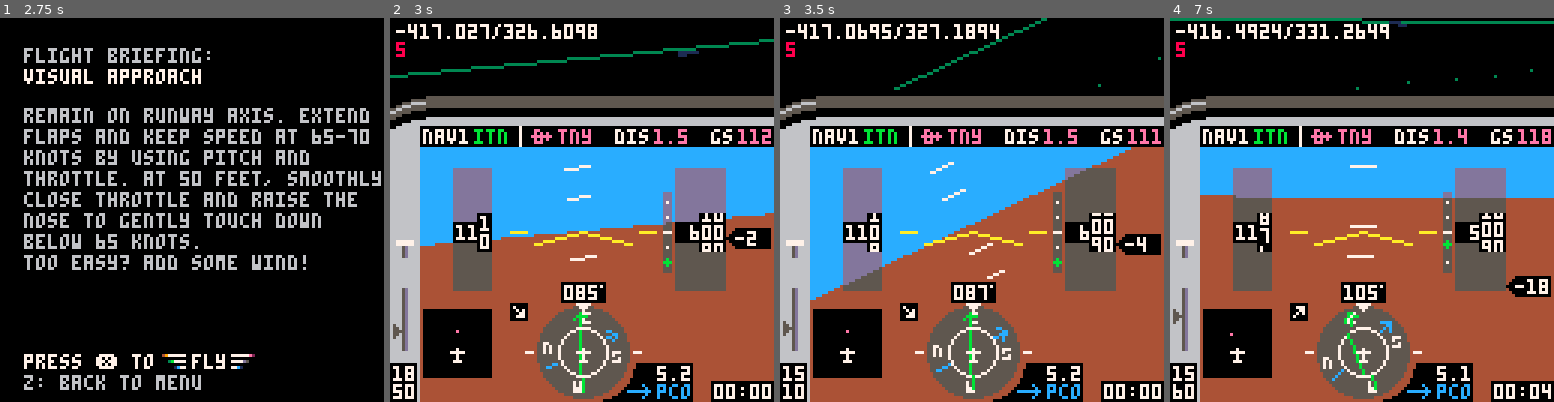
Above: before the commit, frames 1-4 (left to right).
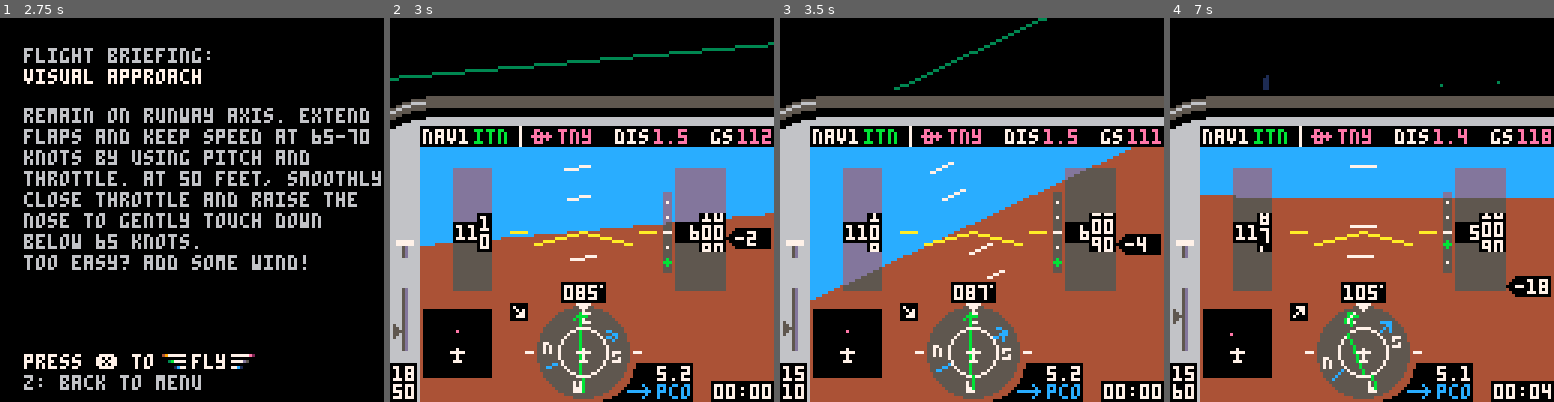
Above: after the commit, the same moments.

Repository: freds72/tiny_sim
Game: PICO-8 cartridge carts/tinysim.p8
The game is run twice, just before and just after one commit, with the same random seed, the same clock (stepped at 60 frames per second) and the same inputs.
Inputs:
- Up to frame 1 (2.75 s): tap O (Z key) at 0.33, 0.7, 1.43, 2.22 s; tap X (X key) at 1.07, 2.07, 2.4, 2.73 s; hold Left 1.97-2.37 s; hold Down from 2.42 s (still down)
- Up to frame 2 (3 s): release Down at 2.82 s; hold Right from 2.87 s (still down)
- Up to frame 3 (3.5 s): keep holding Right; tap X (X key) at 3.07, 3.4 s; tap O (Z key) at 3.1 s
- Up to frame 4 (7 s): release Right at 3.53 s; hold Up 3.58-4.08 s; tap X (X key) every 0.33 s from 3.73 to 6.73 s; tap O (Z key) every 0.88 s from 3.98 to 6.63 s; hold Right 4.13-4.53 s; hold Down 4.58-5.08 s; hold Left 5.13-5.8 s; hold Up 5.85-6.18 s; hold Left 6.23-6.63 s; hold Down from 6.68 s (still down)

Frame 1 is identical in both runs. In frame 2, 2.4% of the frame differs, in the area x 0-100%, y 1-17%; in frame 3, 1.0%; in frame 4, 1.8%.

Commit message:
fixed camera orientation added support for 3d models

Diff:
--- a/carts/tinysim.p8
+++ b/carts/tinysim.p8
@@ -58,31 +58,15 @@
 -- world axis
 local v_fwd,v_right,v_up={0,0,1},{1,0,0},{0,1,0}
 
--- models
-local all_models={
-	landing_strip={
-		c=6,
-		v={{-1,0,0}, --points
-			{-1,0,30},
-			{1,0,30},
-			{1,0,0},
-			{0,0,20},
-			{0,0,17},
-			{0,0,15},
-			{0,0,12}},
-		e={{1,2}, --lines
-			{2,3},
-			{3,4},
-			{4,1},
-			{5,6},
-			{7,8}
-		}
-	}
-}
+-- models & actors
+local all_models={}
 local actors={}
 local all_actors={
 	runway={
-		model=all_models.landing_strip
+		model="strip"
+  },
+	tower_small={
+		model="tower"
   },
   papi={
     draw=function(self,x,y,z,w)
@@ -96,7 +80,6 @@
        c=11
       end
       pset(x,y,c)
-      print(self.pos[1].."/"..self.pos[3],x,y-8,1)
     end
   }
 }
@@ -126,15 +109,21 @@
  flight={}
 
  --3d
- cam=make_cam(64,12,64)
+ unpack_models()
+
+ cam=make_cam(64,12,90)
 
  --
  actors={}
 	add(actors,make_actor(all_actors.runway,{-422.2,0,384.6},85/360)) -- tny
-	add(actors,make_actor(all_actors.papi,{-412.2,0,345.6})) --
-	add(actors,make_actor(all_actors.papi,{-412.2,0,346.6})) --
- add(actors,make_actor(all_actors.papi,{-412.2,0,347.6})) --
-
+	add(actors,make_actor(all_actors.tower_small,{-423.2,0,385.6},0)) -- tny tower
+
+	--[[
+	add(actors,make_actor(all_actors.runway,{-422.2,0,384.6},85/360)) -- tny
+  add(actors,make_actor(all_actors.papi,{-412.2,0,345.6}))
+	add(actors,make_actor(all_actors.papi,{-412.2,0,346.6}))
+  add(actors,make_actor(all_actors.papi,{-412.2,0,347.6}))
+  ]]
 	add(actors,make_actor(all_actors.runway,{-66.7,0,153.8},40/360)) -- smv
 end
 
@@ -845,9 +834,9 @@
     --3d
   	zbuf_clear()
 
-   local q=make_q(v_right,-pitch/360)
+    local q=make_q(v_right,-pitch/360)
 	  q_x_q(q,make_q(v_fwd,-bank/360))
-	  local q2=make_q(v_up,heading/360)
+	  local q2=make_q(v_up,heading/360-0.25)
 	  q_x_q(q2,q)
 	  -- avoid matrix skew
 	  q_normz(q2)
@@ -894,7 +883,7 @@
 	  zbuf_draw()
 	  clip()
 
-   print(lat.."/"..lon,2,2,7)
+   -- print(lat.."/"..lon,2,2,7)
   end
 end
 
@@ -929,8 +918,6 @@
 		local d=objs[i]
 		d.obj:draw(d.x,d.y,d.z,d.w)
 	end
-
-	print(#drawables,2,8,8)
 end
 
 function zbuf_filter(array)
@@ -1052,6 +1039,12 @@
 		m[2]*x+m[6]*y+m[10]*z+m[14],
 		m[3]*x+m[7]*y+m[11]*z+m[15]
 end
+-- inline matrix invert
+-- inc. position
+function m_inv_x_v(m,v)
+	local x,y,z=v[1]-m[13],v[2]-m[14],v[3]-m[15]
+	v[1],v[2],v[3]=m[1]*x+m[2]*y+m[3]*z,m[5]*x+m[6]*y+m[7]*z,m[9]*x+m[10]*y+m[11]*z
+end
 
 -- quaternion
 function make_q(v,angle)
@@ -1134,54 +1127,51 @@
 function draw_model(model,m,x,y,z,w)
 	draw_session_id+=1
 
-	color(model.c)
-
+ -- camera pos in object space
+	local cam_pos=v_clone(cam.pos)
+	m_inv_x_v(m,cam_pos)
+
+ --
+	color(model.c or 1)
+
+	-- faces
+	local f,n
+	for i=1,#model.f do
+		f,n=model.f[i],model.n[i]
+		-- viz calculation
+		if v_dot(n,cam_pos)>=model.cp[i] then
+			for _,ei in pairs(f.ei) do
+				model.e[ei][3]=draw_session_id
+			end
+		end
+	end
 	-- edges
 	local p={}
 	for _,e in pairs(model.e) do
-		-- edges indices
-		local ak,bk=e[1],e[2]
-		-- edge positions
-		local a,b=p[ak],p[bk]
-		-- not in cache?
-		if not a then
-			local v=v_clone(model.v[ak])
-			-- relative to world
-			m_x_v(m,v)
-			-- world to cam
-			v_add(v,cam.pos,-1)
-			m_x_v(cam.m,v)
-			a,p[ak]=v,v
-		end
-		if not b then
-			local v=v_clone(model.v[bk])
-			-- relative to world
-			m_x_v(m,v)
-			-- world to cam
-			v_add(v,cam.pos,-1)
-			m_x_v(cam.m,v)
-			b,p[bk]=v,v
-		end
-		-- line clipping aginst near cam plane
-		-- swap end points
-		if(a[3]<b[3]) a,b=b,a
-		local s=make_v(a,b)
-		local den=zdir*s[3]
-		if a[3]>znear and b[3]<znear then
-			local t=zdir*(znear-a[3])/den
-			if t>=0 and t<=1 then
-				-- intersect pos
-				v_scale(s,t)
-				v_add(s,a)
-				local x0,y0=cam:project2d(a)
-				local x1,y1=cam:project2d(s)
-				line(x0,y0,x1,y1,1)
-				pset(x1,y1,8)
+		if e[3]==true or e[3]==draw_session_id then
+			-- edges indices
+			local ak,bk=e[1],e[2]
+			-- edge positions
+			local a,b=p[ak],p[bk]
+			-- not in cache?
+			if not a then
+				local v=model.v[ak]
+				local x,y,z,w=v[1],v[2],v[3]
+				--m_x_v(m,v)
+				x,y,z,w=cam:project(m[1]*x+m[5]*y+m[9]*z+m[13],m[2]*x+m[6]*y+m[10]*z+m[14],m[3]*x+m[7]*y+m[11]*z+m[15])
+				p[ak]={x,y,z,w}
+				a=p[ak]
 			end
-		elseif b[3]>znear then
-			local x0,y0=cam:project2d(a)
-			local x1,y1=cam:project2d(b)
-			line(x0,y0,x1,y1,1)
+			if not b then
+				local v=model.v[bk]
+				local x,y,z,w=v[1],v[2],v[3]
+				--m_x_v(m,v)
+				x,y,z,w=cam:project(m[1]*x+m[5]*y+m[9]*z+m[13],m[2]*x+m[6]*y+m[10]*z+m[14],m[3]*x+m[7]*y+m[11]*z+m[15])
+				p[bk]={x,y,z,w}
+				b=p[bk]
+			end
+			-- on screen? draw
+			if(a[3]>0 and b[3]>0) line(a[1],a[2],b[1],b[2])
 		end
 	end
 end
@@ -1205,8 +1195,10 @@
 	-- instance
 	local a=clone(src,{
 		pos=v_clone(p),
-		q=make_q(v_up,angle or 0)
+		-- north is up
+		q=make_q(v_up,angle-0.25)
 	})
+ a.model=all_models[a.model]
 	a.draw=a.draw or draw_actor
 	a.update=a.update or nop
 	-- init orientation
@@ -1323,35 +1315,161 @@
    l+=lt
    r+=rt
   end
+end
+function p01_trapeze_w(t,b,tt,bt,x0,x1)
+ tt,bt=(tt-t)/(x1-x0),(bt-b)/(x1-x0)
+ if(x0<0)t,b,x0=t-x0*tt,b-x0*bt,0
+ for x0=x0,min(x1,128) do
+  rectfill(x0,t,x0,b)
+  t+=tt
+  b+=bt
  end
- function p01_trapeze_w(t,b,tt,bt,x0,x1)
-  tt,bt=(tt-t)/(x1-x0),(bt-b)/(x1-x0)
-  if(x0<0)t,b,x0=t-x0*tt,b-x0*bt,0
-  for x0=x0,min(x1,128) do
-   rectfill(x0,t,x0,b)
-   t+=tt
-   b+=bt
-  end
+end
+
+function trifill(x0,y0,x1,y1,x2,y2,col)
+ color(col)
+ if(y1<y0)x0,x1,y0,y1=x1,x0,y1,y0
+ if(y2<y0)x0,x2,y0,y2=x2,x0,y2,y0
+ if(y2<y1)x1,x2,y1,y2=x2,x1,y2,y1
+ if max(x2,max(x1,x0))-min(x2,min(x1,x0)) > y2-y0 then
+  col=x0+(x2-x0)/(y2-y0)*(y1-y0)
+  p01_trapeze_h(x0,x0,x1,col,y0,y1)
+  p01_trapeze_h(x1,col,x2,x2,y1,y2)
+ else
+  if(x1<x0)x0,x1,y0,y1=x1,x0,y1,y0
+  if(x2<x0)x0,x2,y0,y2=x2,x0,y2,y0
+  if(x2<x1)x1,x2,y1,y2=x2,x1,y2,y1
+  col=y0+(y2-y0)/(x2-x0)*(x1-x0)
+  p01_trapeze_w(y0,y0,y1,col,x0,x1)
+  p01_trapeze_w(y1,col,y2,y2,x1,x2)
  end
-
- function trifill(x0,y0,x1,y1,x2,y2,col)
-  color(col)
-  if(y1<y0)x0,x1,y0,y1=x1,x0,y1,y0
-  if(y2<y0)x0,x2,y0,y2=x2,x0,y2,y0
-  if(y2<y1)x1,x2,y1,y2=x2,x1,y2,y1
-  if max(x2,max(x1,x0))-min(x2,min(x1,x0)) > y2-y0 then
-   col=x0+(x2-x0)/(y2-y0)*(y1-y0)
-   p01_trapeze_h(x0,x0,x1,col,y0,y1)
-   p01_trapeze_h(x1,col,x2,x2,y1,y2)
-  else
-   if(x1<x0)x0,x1,y0,y1=x1,x0,y1,y0
-   if(x2<x0)x0,x2,y0,y2=x2,x0,y2,y0
-   if(x2<x1)x1,x2,y1,y2=x2,x1,y2,y1
-   col=y0+(y2-y0)/(x2-x0)*(x1-x0)
-   p01_trapeze_w(y0,y0,y1,col,x0,x1)
-   p01_trapeze_w(y1,col,y2,y2,x1,x2)
-  end
- end
+end
+
+
+-->8
+-- unpack models
+local mem=0x1000
+function unpack_int()
+	local i=peek(mem)
+	mem+=1
+	return i
+end
+function unpack_float(scale)
+	local f=(unpack_int()-128)/32
+	return f*(scale or 1)
+end
+-- valid chars for model names
+local itoa='_0123456789abcdefghijklmnopqrstuvwxyz'
+function unpack_string()
+	local s=""
+	for i=1,unpack_int() do
+		local c=unpack_int()
+		s=s..sub(itoa,c,c)
+	end
+	return s
+end
+function unpack_models()
+	-- for all models
+	for m=1,unpack_int() do
+		local model,name,scale={},unpack_string(),unpack_int()
+		printh("model:"..name)
+
+		-- vertices
+		model.v={}
+		for i=1,unpack_int() do
+			add(model.v,{unpack_float(scale),unpack_float(scale),unpack_float(scale)})
+		end
+		printh("v:"..#model.v)
+
+		-- faces
+		model.f={}
+		for i=1,unpack_int() do
+      -- edge indices
+			local f={vi=unpack_int(),ei={}}
+      -- edges
+			for k=1,unpack_int() do
+				add(f.ei,unpack_int())
+			end
+			add(model.f,f)
+		end
+
+		-- normals
+		model.n={}
+		for i=1,unpack_int() do
+			add(model.n,{unpack_float(),unpack_float(),unpack_float()})
+		end
+		printh("n:"..#model.n)
+
+    -- edges
+		model.e={}
+		for i=1,unpack_int() do
+			add(model.e,{
+				-- start
+				unpack_int(),
+				-- end
+				unpack_int(),
+				-- always visible?
+				unpack_int()==1 and true or -1
+			})
+		end
+
+		-- n.p cache
+		model.cp={}
+		for i=1,#model.f do
+			local f,n=model.f[i],model.n[i]
+			add(model.cp, v_dot(n,model.v[f.vi]))
+		end
+
+		-- merge with existing model
+		all_models[name]=clone(model,all_models[name])
+	end
+end
+…(46 lines of a section not shown)…
 
 
 
Not shown, changed: 96 lines of the sprite sheet (__gfx__) section of carts/tinysim.p8
Not shown, added: models/all_assets.blend
Not shown, added: models/blender_export.py
Not shown, added: models/landing_strip.blend
Not shown, added: models/run_export.py
Not shown, added: models/tower.blend
